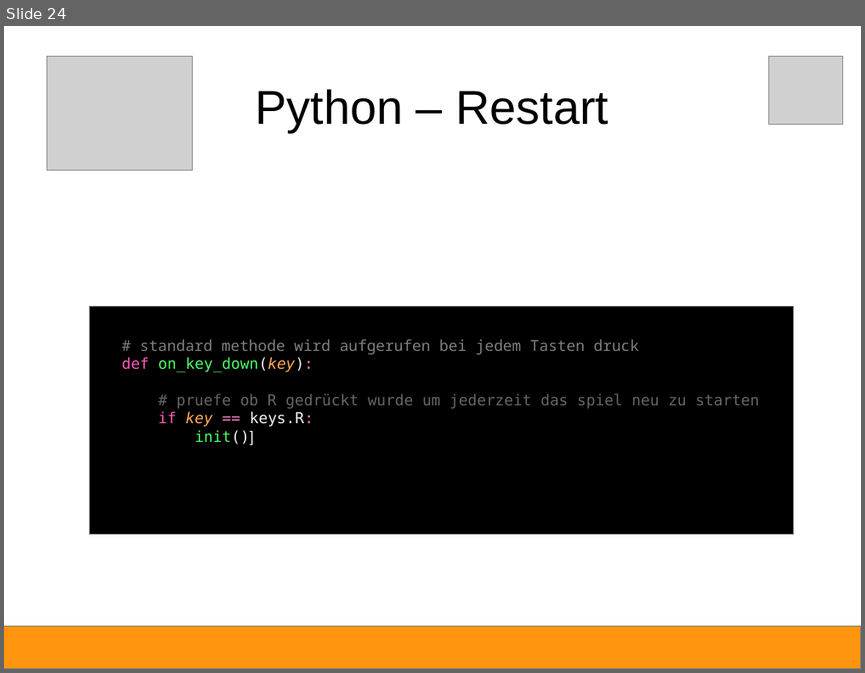
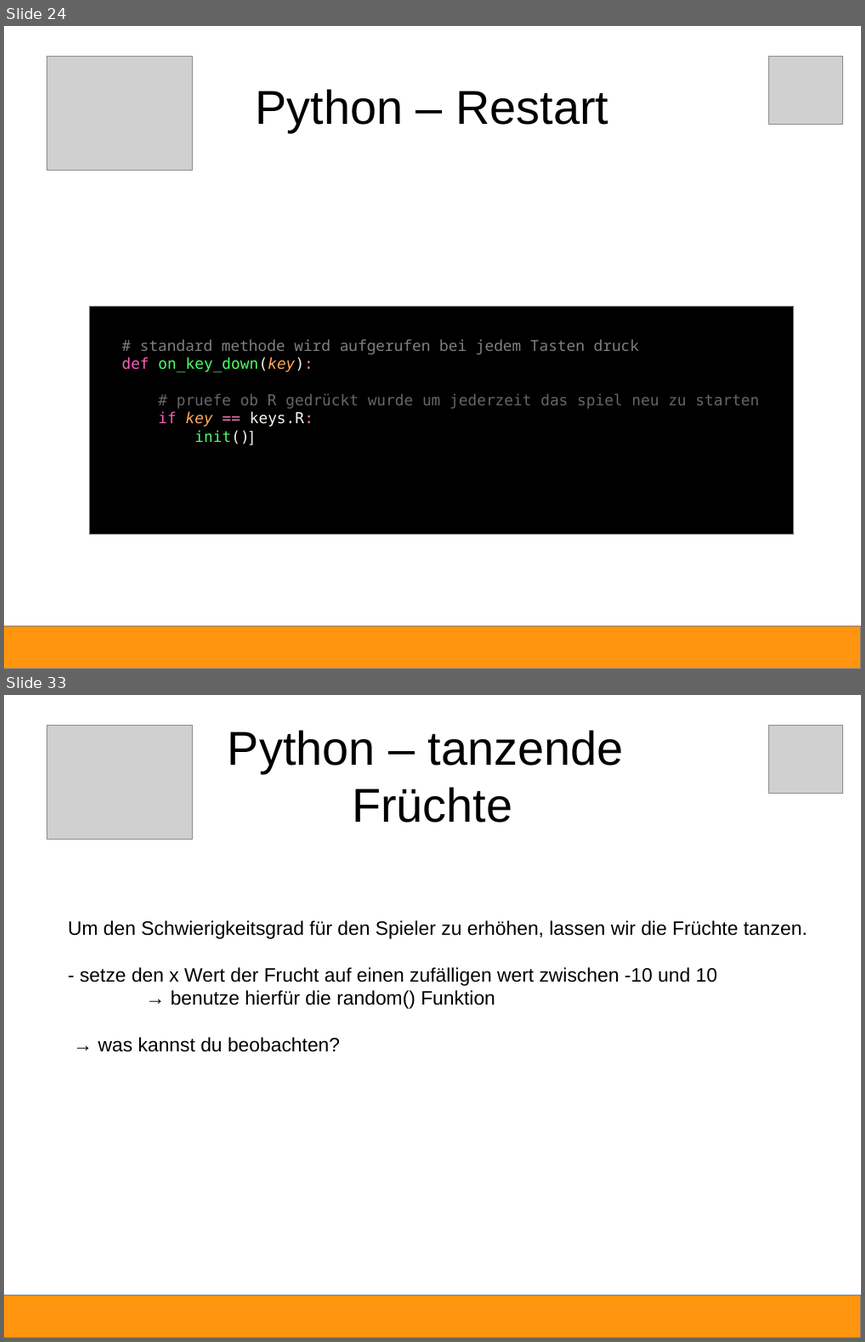
Before and after one commit to Devoxx4KidsDE/python-games, a slide deck: fruchthuhn/Python-Anleitung.odp. Shown one above the other, each under a label of ours: slide 24 before the commit, slides 24 and 33 after it; the slides between them are not shown. The pictures are 865x673 and 865x1342 pixels, drawn with LibreOffice and Linux fonts; fonts in the diff are those of the drawing; grey boxes stand for pictures. Boxes give left, top, right and bottom in pixels: in the first picture for what was removed or moved away, otherwise in the second. Text is boxed around its words. In the diff, an @@ line names an element or a change of style, - is before the commit and + after.

```diff
--- a/fruchthuhn/Python-Anleitung.odp
+++ b/fruchthuhn/Python-Anleitung.odp
@@ slide 33 added at [4,695,861,1338], background #FFFFFF @@
@@ picture added at [46,726,192,839] @@
@@ title added at [228,730,624,823], 44 pt, text #000000 @@
+Python – tanzende
+Früchte
@@ picture added at [769,726,842,793] @@
@@ text added at [68,920,807,1052], 18 pt, text #000000 @@
+Um den Schwierigkeitsgrad für den Spieler zu erhöhen, lassen wir die Früchte tanzen.
+- setze den x Wert der Frucht auf einen zufälligen wert zwischen -10 und 10
+→ benutze hierfür die random() Funktion
+→ was kannst du beobachten?
@@ rectangle added at [4,1295,861,1338], fill #FF950E, outline #808080 0 pt @@
```
Also in this commit, not shown: 1 slide changed, 10 other slides added, 1 slide removed, 2 other files.
